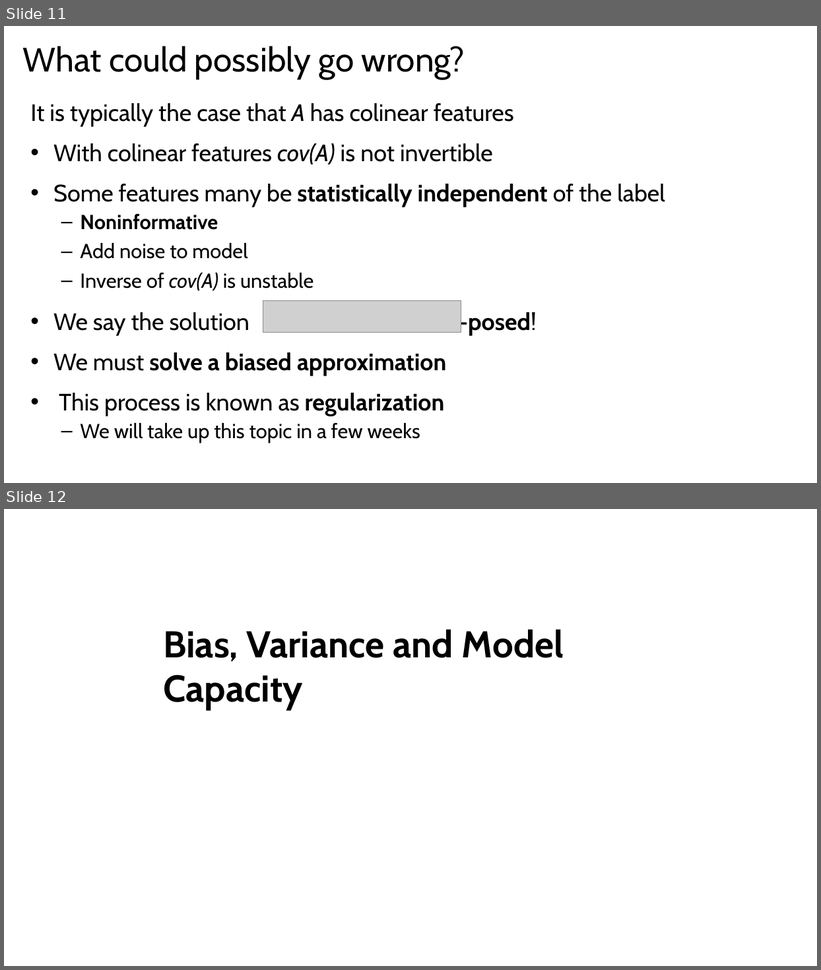
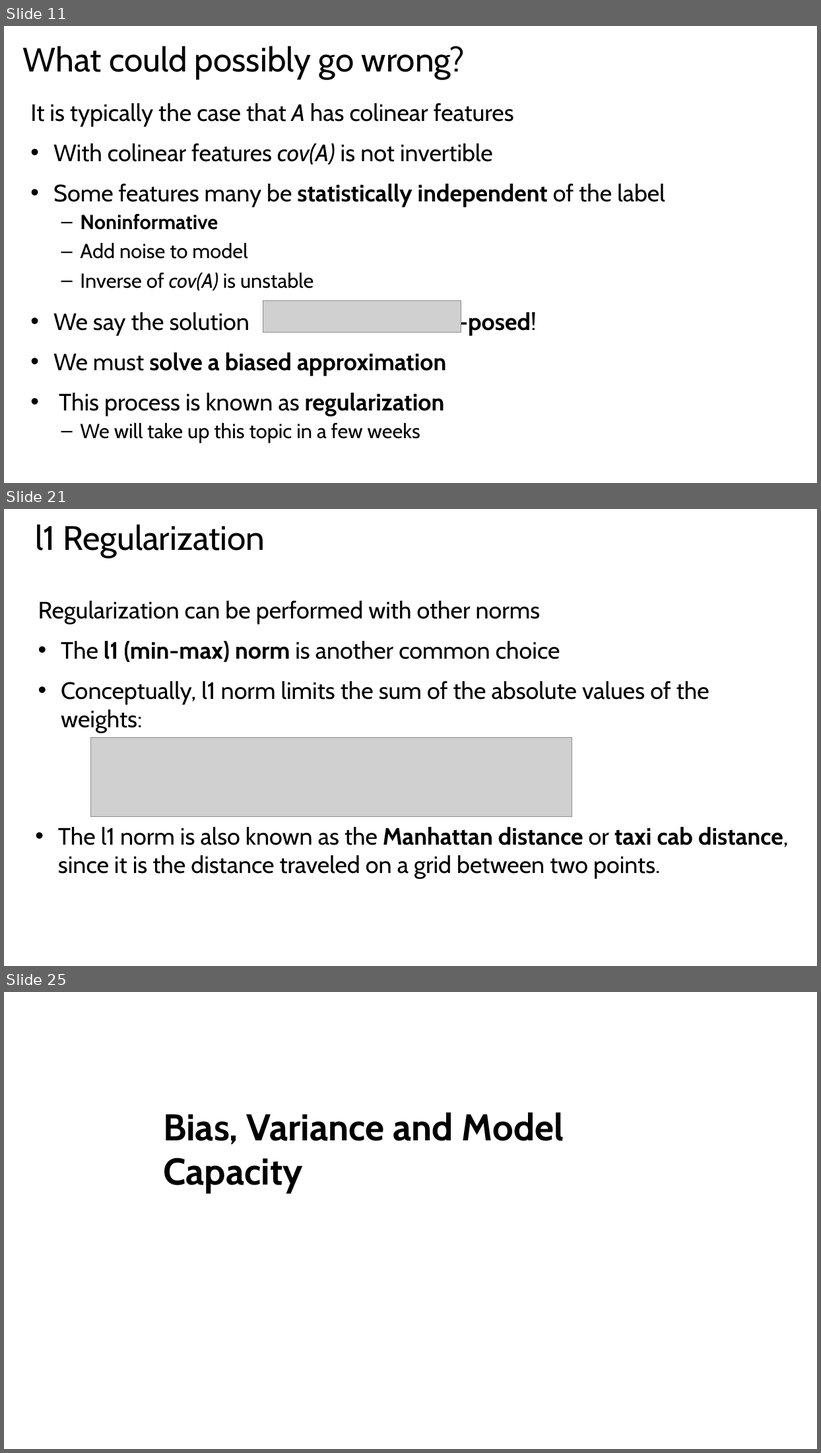
Before and after one commit to StephenElston/CSCI-E25, a slide deck: Slides/OldSlides/4_MachineLearningForCV.pptx. Shown one above the other, each under a label of ours: slides 11 and 12 before the commit, slides 11, 21 and 25 after it; the slides between them are not shown. The pictures are 821x970 and 821x1453 pixels, drawn with LibreOffice and Linux fonts; fonts in the diff are those of the drawing; grey boxes stand for pictures. Boxes give left, top, right and bottom in pixels: in the first picture for what was removed or moved away, otherwise in the second. Text is boxed around its words. In the diff, an @@ line names an element or a change of style, - is before the commit and + after.

```diff
--- a/Slides/OldSlides/4_MachineLearningForCV.pptx
+++ b/Slides/OldSlides/4_MachineLearningForCV.pptx
@@ slide 21 added at <box>4,509,817,966</box>, background #FFFFFF @@
@@ title added at <box>36,524,265,557</box>, 40 pt, text #000000 @@
+l1 Regularization
@@ text added at <box>38,601,710,733</box>, 28 pt, text #000000 @@
+Regularization can be performed with other norms
+• The l1 (min-max) norm is another common choice
+• Conceptually, l1 norm limits the sum of the absolute values of the weights:
@@ picture added at <box>91,738,572,817</box> @@
@@ text added at <box>58,827,788,879</box>, 28 pt, text #000000 @@
+• The l1 norm is also known as the Manhattan distance or taxi cab distance, since it is the distance traveled on a grid between two points.
@@ what was slide 12 is now slide 25 @@
```
Also in this commit, not shown: 12 other slides added.
